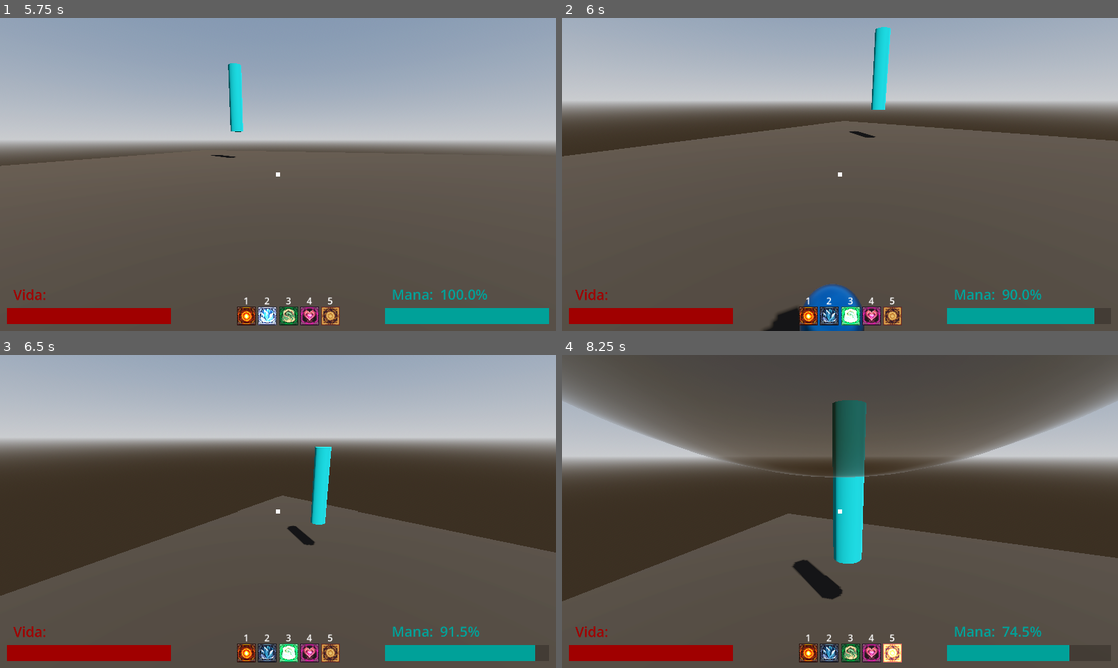
Above: before the commit, frames 1-4 (two rows, left to right).
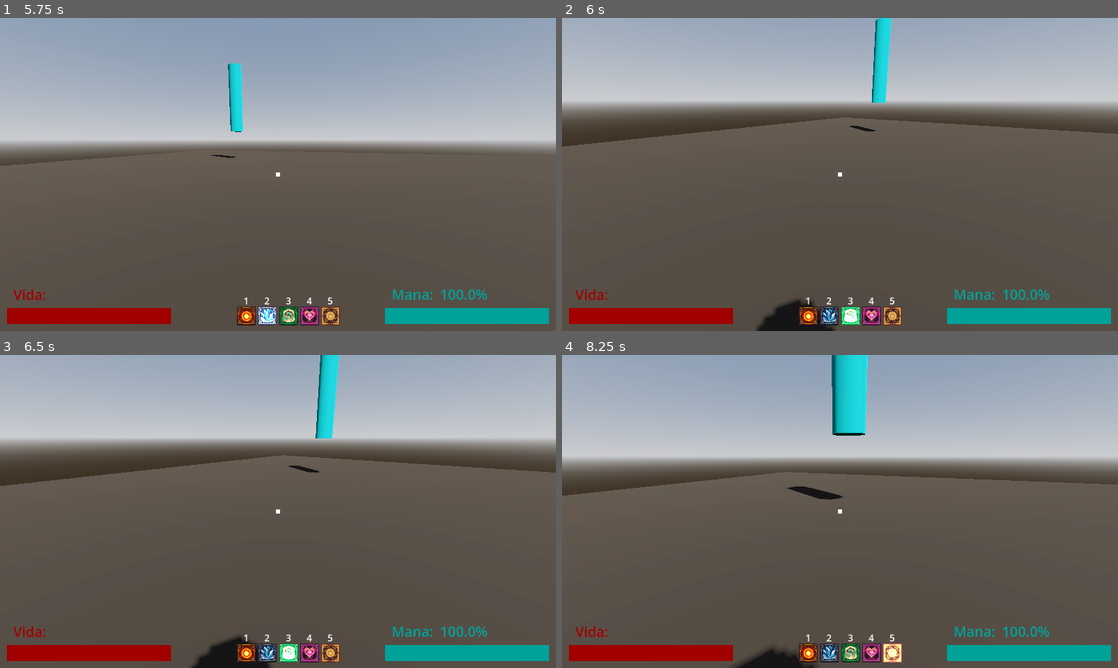
Above: after the commit, the same moments.

Repository: Isaaa43/Saudavel-e-Balanceado
Game: Godot game, scene res://cenas/main_game.tscn
The game is run twice, just before and just after one commit, with the same random seed, the same clock (stepped at 60 frames per second) and the same inputs.
Inputs (mouse positions are in pixels of both pictures, inside the frame that each line leads up to):
- Up to frame 1 (5.75 s): click (278, 224) at 0.52 s; type "Alex" at 0.6 s; click "Jogar" at 1.25 s; click "Host" at 2 s; click "Começar Partida" at 2.75 s; tap Enter at 3.5 s; move the mouse to (400, 158) at 3.52 s; hold D (direita) 3.53-4.28 s; click (400, 158) at 3.6 s; tap Space (pular) at 3.77, 4.52 s; move the mouse to (250, 174) at 4.27 s; hold W (frente) from 4.28 s (still down); tap 1 at 4.35 s; move the mouse to (289, 168) at 5.02 s; tap 2 at 5.1 s
- Up to frame 2 (6 s): keep holding W (frente); tap Space (pular) at 5.75 s; move the mouse to (834, 180) at 5.77 s; tap 3 at 5.85 s; click (834, 180) at 5.92 s
- Up to frame 3 (6.5 s): keep holding W (frente); tap Space (pular) at 6.02 s
- Up to frame 4 (8.25 s): keep holding W (frente); move the mouse to (878, 514) at 6.52 s; tap 4 at 6.6 s; tap Space (pular) at 6.77, 7.52 s; move the mouse to (795, 508) at 7.27 s; tap 5 at 7.35 s; move the mouse to (845, 511) at 8.02 s; click (845, 511) at 8.1 s

Frame 1 is identical in both runs. In frame 2, 3.5% of the frame differs, in the area x 0-100%, y 0-100%; in frame 3, 24%; in frame 4, 52%.
Error after the commit: Invalid access to property or key 'feitico_tipo' on a base object of type 'Resource (FeiticoDef)'. (res://scripts/game/feiticos/network/feitico_contexto.gd:48)

Commit message:
refactor: removido prefix feitico de tipo e espaço
Renomeado os atributos do feitiço: feitico_tipo para tipo e espaço
Por questões de coerência

Diff:
--- a/luta-magos/feiticos/BolaFogo/F_bola_fogo.gd
+++ b/luta-magos/feiticos/BolaFogo/F_bola_fogo.gd
@@ -10,7 +10,7 @@
 
 	#feitico_id = ""
 	#nome = ""
-	#feitico_tipo = Tipo.PROJETIL
+	#tipo = Tipo.PROJETIL
 #
 	#criador = null
 	#alvo = null
--- a/luta-magos/feiticos/FuraSapato/FD_fura_sapato.tres
+++ b/luta-magos/feiticos/FuraSapato/FD_fura_sapato.tres
@@ -7,6 +7,6 @@
 script = ExtResource("1_h3qb0")
 feitico_id = "FuraSapato"
 nome = "Fura Sapato"
-feitico_tipo = 1
 feitico_scene = ExtResource("1_pn68f")
+tipo = 1
 metadata/_custom_type_script = "uid://dnavupkg51wgc"
--- a/luta-magos/feiticos/Ozempagic/FD_ozempagic.tres
+++ b/luta-magos/feiticos/Ozempagic/FD_ozempagic.tres
@@ -7,7 +7,7 @@
 script = ExtResource("2_4ih6y")
 feitico_id = "Ozempagic"
 nome = "Ozempagic"
-feitico_tipo = 2
+tipo = 2
 cooldown = 3.0
 custo = 30.0
 feitico_scene = ExtResource("1_7q7bd")
--- a/luta-magos/feiticos/PuloImpulsionado/FD_pulo_impulsionado.tres
+++ b/luta-magos/feiticos/PuloImpulsionado/FD_pulo_impulsionado.tres
@@ -7,6 +7,6 @@
 script = ExtResource("2_i7opx")
 feitico_id = "PuloImpulsionado"
 nome = "Pulo Impulsionado"
-feitico_tipo = 2
 feitico_scene = ExtResource("1_n0lx8")
+tipo = 1
 metadata/_custom_type_script = "uid://dnavupkg51wgc"
--- a/luta-magos/scripts/game/feiticos/definicoes/feitico_def.gd
+++ b/luta-magos/scripts/game/feiticos/definicoes/feitico_def.gd
@@ -6,8 +6,8 @@
 
 @export_group("Info")
 @export var nome: String = ""
-@export var feitico_tipo : Feitico.Tipo = Feitico.Tipo.PROJETIL
-@export var feitico_espaco : Feitico.Espaco = Feitico.Espaco.DECK
+@export var tipo : Feitico.Tipo = Feitico.Tipo.PROJETIL
+@export var espaco : Feitico.Espaco = Feitico.Espaco.DECK
 @export var descricao : String = ""
 
 @export_group("Status")
--- a/luta-magos/scripts/game/feiticos/instanciancia/feitico.gd
+++ b/luta-magos/scripts/game/feiticos/instanciancia/feitico.gd
@@ -4,7 +4,8 @@
 
 var feitico_id : String = ""
 var nome: String = ""
-var feitico_tipo : Tipo = Tipo.PROJETIL
+var tipo : Tipo = Tipo.PROJETIL
+var espaco : Espaco = Espaco.DECK
 
 var criador : Jogador = null
 var alvo : Node = null
--- a/luta-magos/scripts/game/feiticos/network/feitico_contexto.gd
+++ b/luta-magos/scripts/game/feiticos/network/feitico_contexto.gd
@@ -2,7 +2,7 @@
 extends RefCounted
 
 var feitico_id : String 	= ""
-var feitico_tipo 			:= Feitico.Tipo.PROJETIL
+var tipo 					:= Feitico.Tipo.PROJETIL
 
 var criador : int 			= -1
 var alvo : Node 			= null
@@ -13,7 +13,7 @@
 func to_dict() -> Dictionary:
 	return {
 		"feitico_id" : feitico_id,
-		"feitico_tipo" : feitico_tipo,
+		"tipo" : tipo,
 		"criador" : criador,
 		"alvo" : alvo,
 		"posicao_global_inicial" : posicao_global_inicial,
@@ -23,7 +23,7 @@
 static func from_dict(dict : Dictionary) -> FeiticoContexto:
 	var feitico_contexto := FeiticoContexto.new()
 	feitico_contexto.feitico_id = dict.get("feitico_id")
-	feitico_contexto.feitico_tipo = dict.get("feitico_tipo")
+	feitico_contexto.tipo = dict.get("tipo")
 	feitico_contexto.criador = dict.get("criador")
 	feitico_contexto.alvo = dict.get("alvo")
 	feitico_contexto.posicao_global_inicial = dict.get("posicao_global_inicial")
@@ -39,7 +39,7 @@
 	var feitico_contexto := FeiticoContexto.new()
 
 	feitico_contexto.feitico_id = feitico_def.feitico_id
-	feitico_contexto.feitico_tipo = feitico_def.feitico_tipo
+	feitico_contexto.tipo = feitico_def.tipo
 	# TODO: achar outra solucao alem do peer id
 	feitico_contexto.criador = criador_id
 	feitico_contexto.alvo = null
